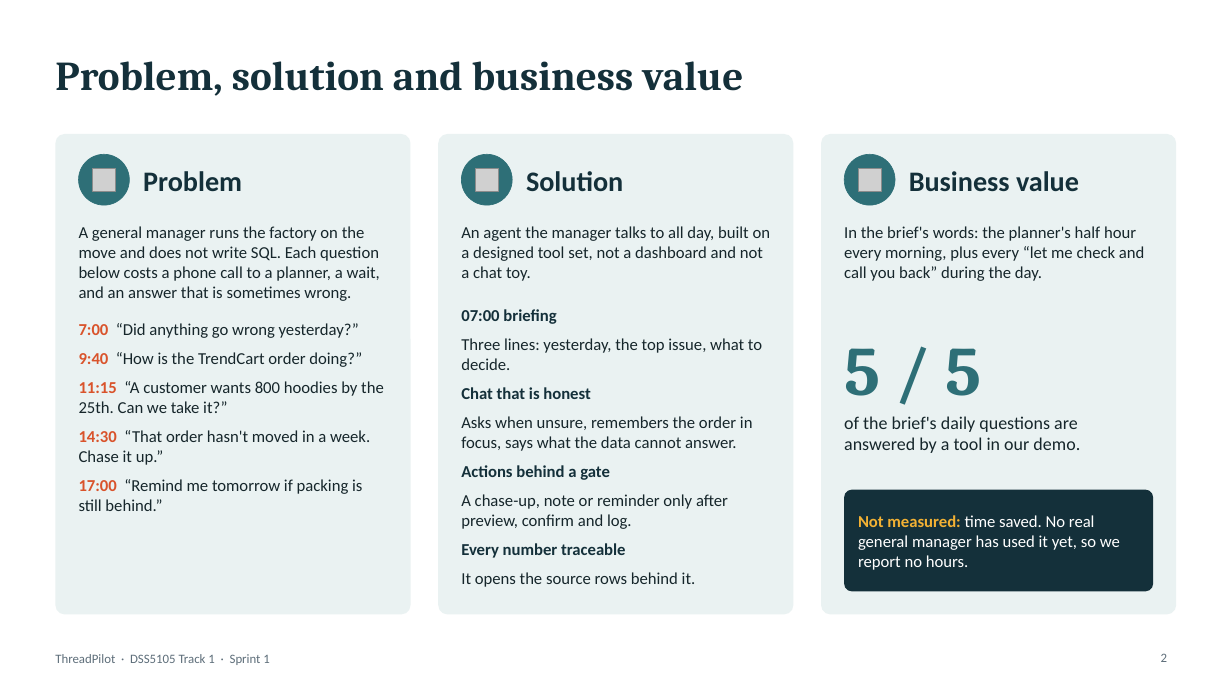
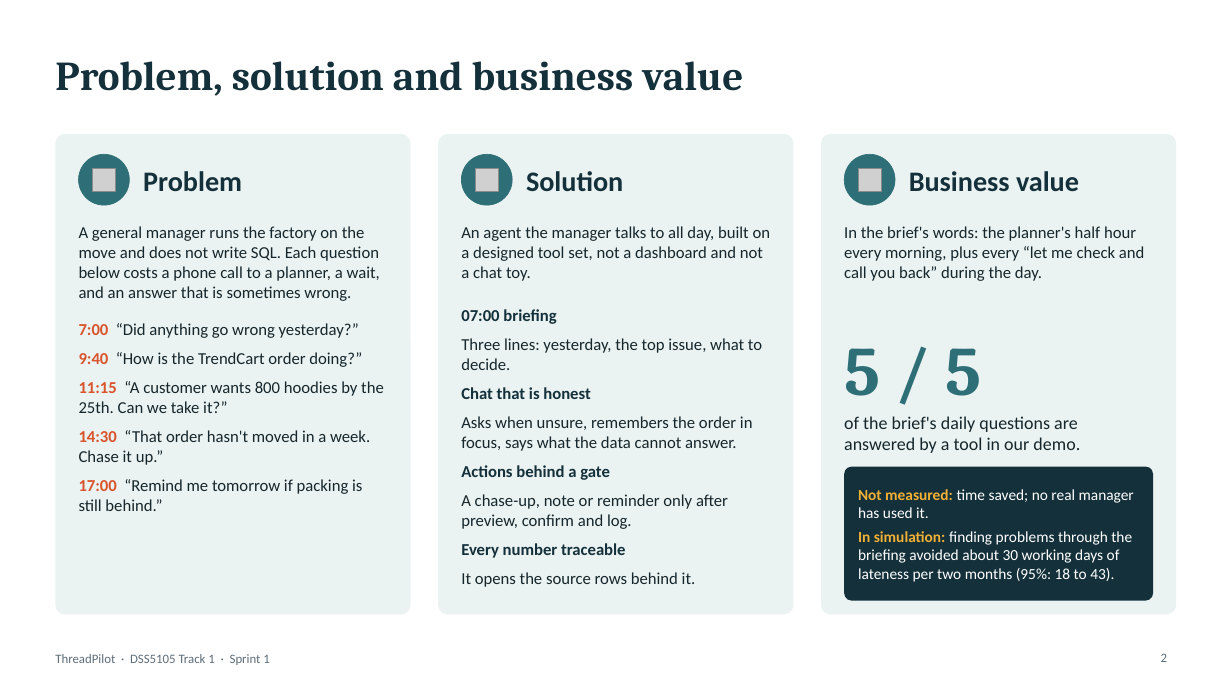
Before and after one commit to footoonming/DSS5105_fork, a slide deck: slide 2 of threadpilot/docs/presentation/Presentation_GroupNN_Sprint1.pptx. Drawn at 1232x693 pixels with LibreOffice and Linux fonts; fonts in the diff are those of the drawing; grey boxes stand for pictures. Boxes give left, top, right and bottom in pixels: in the first picture for what was removed or moved away, otherwise in the second. Text is boxed around its words. In the diff, an @@ line names an element or a change of style, - is before the commit and + after.

```diff
--- a/threadpilot/docs/presentation/Presentation_GroupNN_Sprint1.pptx
+++ b/threadpilot/docs/presentation/Presentation_GroupNN_Sprint1.pptx
@@ rounded rectangle: place and size @@
-rounded rectangle at <box>845,490,1153,592</box>
+rounded rectangle at <box>845,467,1153,601</box>
@@ rounded rectangle at <box>845,467,1153,601</box>: proportions changed @@
@@ text at <box>858,489,1134,582</box>: text changed; size 13 to 12 pt @@
-Not measured: time saved. No real general manager has used it yet, so we report no hours.
+Not measured: time saved; no real manager has used it.
+In simulation: finding problems through the briefing avoided about 30 working days of lateness per two months (95%: 18 to 43).
```
Also in this commit, not shown: 2 other slides changed, 7 other files.
